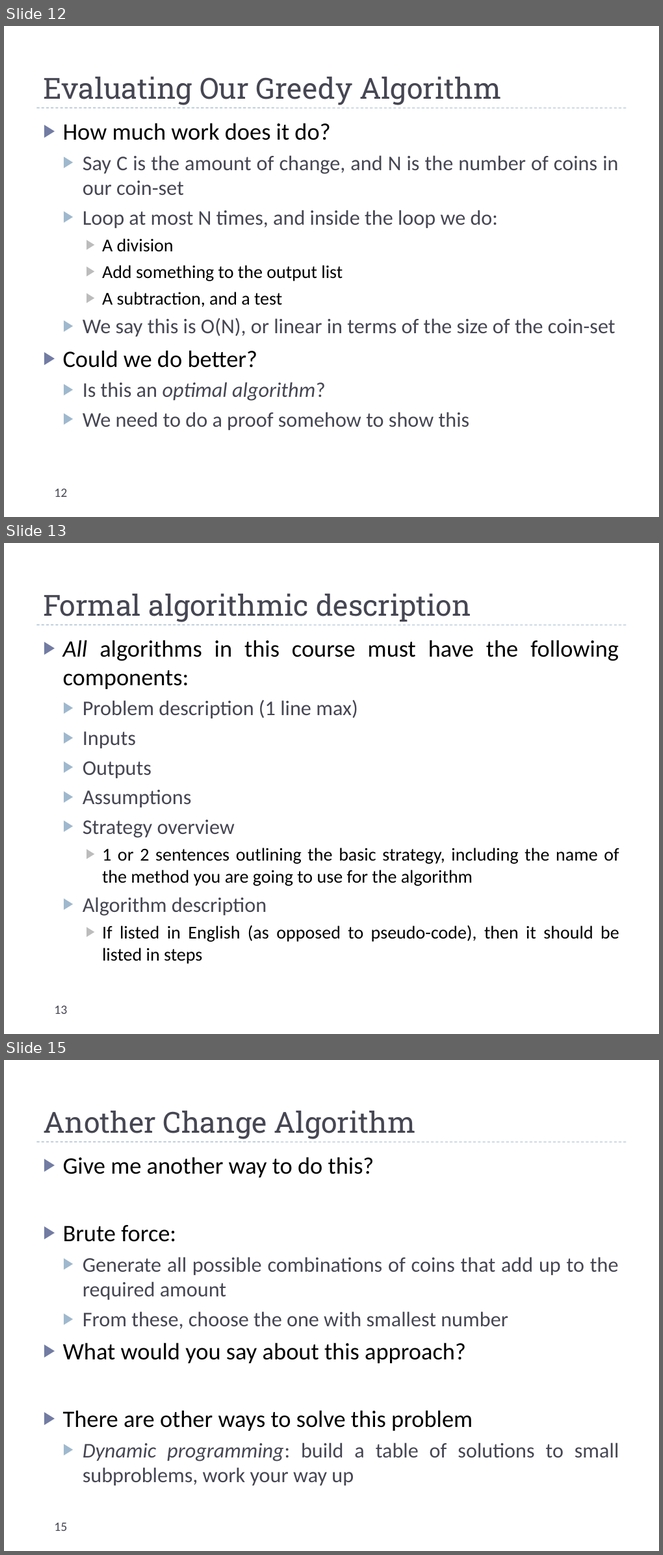
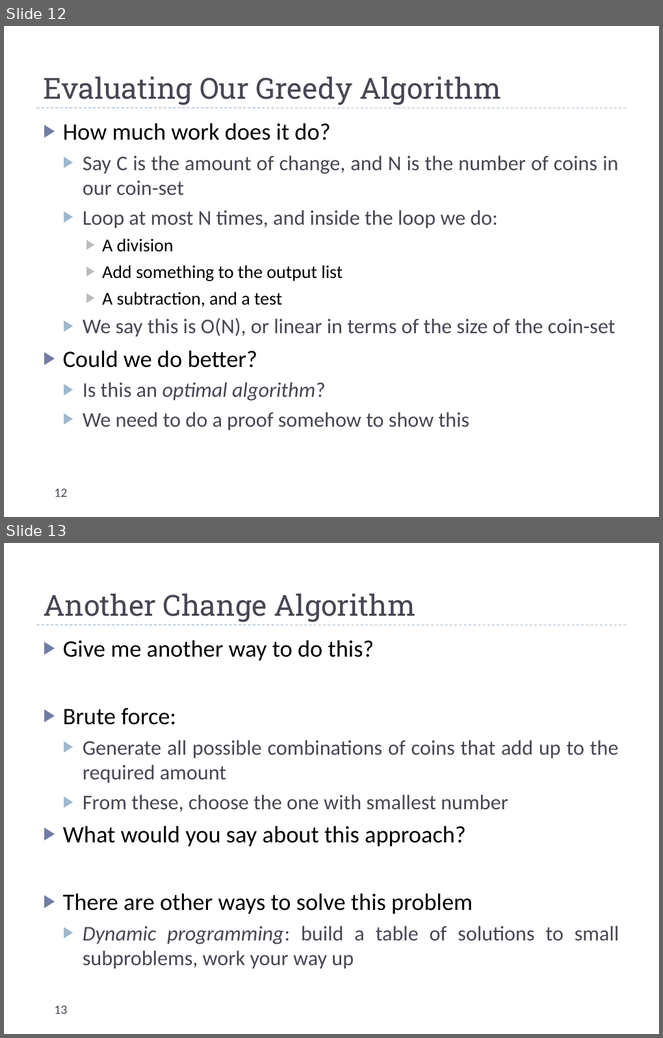
Before and after one commit to markfloryan/dsa2, a slide deck: slides/greedy.pptx. Shown one above the other, each under a label of ours: slides 12, 13 and 15 before the commit, slides 12 and 13 after it; the slides between them are not shown. The pictures are 663x1555 and 663x1038 pixels, drawn with LibreOffice and Linux fonts; fonts in the diff are those of the drawing. Boxes give left, top, right and bottom in pixels: in the first picture for what was removed or moved away, otherwise in the second. Text is boxed around its words. In the diff, an @@ line names an element or a change of style, - is before the commit and + after.

```diff
--- a/slides/greedy.pptx
+++ b/slides/greedy.pptx
@@ slide 13 removed at [4,543,659,1034], background #FFFFFF; not listed: 1 template element that a slide beside it also shows @@
@@ title removed at [43,594,471,622] @@
-Formal algorithmic description
@@ text removed at [63,640,620,964] @@
-▶ All algorithms in this course must have the following components:
-  ▶ Problem description (1 line max)
-  ▶ Inputs
-  ▶ Outputs
-  ▶ Assumptions
-  ▶ Strategy overview
-    ▶ 1 or 2 sentences outlining the basic strategy, including the name of the method you are going to use for the algorithm
-  ▶ Algorithm description
-    ▶ If listed in English (as opposed to pseudo-code), then it should be listed in steps
@@ page number removed at [54,1006,67,1014] @@
-13
@@ what was slide 15 is now slide 13 @@
@@ page number at [54,1006,67,1014]: text changed @@
-15
+13
```
Also in this commit, not shown: 2 other slides removed, 8 other files.
